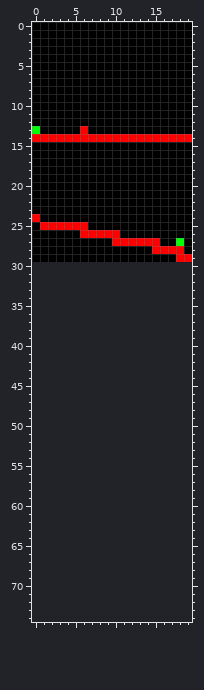
Sprite sheet: res/levels/abc.png. Above: the version before the commit.
The file is 20x30 pixels. The old version is drawn lined up with the new one, on the new canvas.
New version:
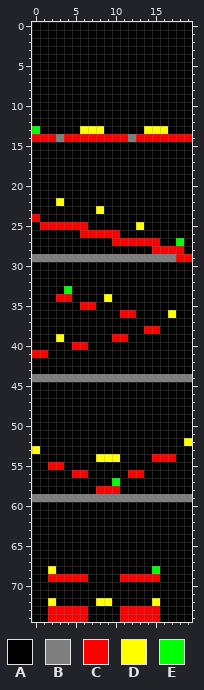
Palette (. is transparent): A #000000  B #7f7f7f  C #ff0000  D #ffff00  E #00ff00
The edit:
canvas 20x30 -> 20x75
Changed rows in their new state; - is an unchanged pixel.
first column x 3:
13 ---DDD-----DDD
14 B--------B----
first column x 3:
22 D----------
23 -----D-----
25 ----------D
first column x 0:
29 BBBBBBBBBBBBBBBBBB--
30 AAAAAAAAAAAAAAAAAAAA
31 AAAAAAAAAAAAAAAAAAAA
32 AAAAAAAAAAAAAAAAAAAA
33 AAAAEAAAAAAAAAAAAAAA
34 AAACCAAAADAAAAAAAAAA
35 AAAAAACCAAAAAAAAAAAA
36 AAAAAAAAAAACCAAAADAA
37 AAAAAAAAAAAAAAAAAAAA
38 AAAAAAAAAAAAAACCAAAA
39 AAADAAAAAACCAAAAAAAA
40 AAAAACCAAAAAAAAAAAAA
41 CCAAAAAAAAAAAAAAAAAA
42 AAAAAAAAAAAAAAAAAAAA
43 AAAAAAAAAAAAAAAAAAAA
44 BBBBBBBBBBBBBBBBBBBB
45 AAAAAAAAAAAAAAAAAAAA
46 AAAAAAAAAAAAAAAAAAAA
47 AAAAAAAAAAAAAAAAAAAA
48 AAAAAAAAAAAAAAAAAAAA
49 AAAAAAAAAAAAAAAAAAAA
50 AAAAAAAAAAAAAAAAAAAA
51 AAAAAAAAAAAAAAAAAAAA
52 AAAAAAAAAAAAAAAAAAAD
53 DAAAAAAAAAAAAAAAAAAA
54 AAAAAAAADDDAAAACCCAA
55 AACCAAAAAAAAAAAAAAAA
56 AAAAACCAAAAACCAAAAAA
57 AAAAAAAAAAEAAAAAAAAA
58 AAAAAAAACCCAAAAAAAAA
59 BBBBBBBBBBBBBBBBBBBB
60 AAAAAAAAAAAAAAAAAAAA
61 AAAAAAAAAAAAAAAAAAAA
62 AAAAAAAAAAAAAAAAAAAA
63 AAAAAAAAAAAAAAAAAAAA
64 AAAAAAAAAAAAAAAAAAAA
65 AAAAAAAAAAAAAAAAAAAA
66 AAAAAAAAAAAAAAAAAAAA
67 AAAAAAAAAAAAAAAAAAAA
68 AADAAAAAAAAAAAAEAAAA
69 AACCCCCAAAACCCCCAAAA
70 AAAAAAAAAAAAAAAAAAAA
71 AAAAAAAAAAAAAAAAAAAA
72 AADAAAAADDAAAAADAAAA
73 AACCCCCAAAACCCCCAAAA
74 AACCCCCAAAACCCCCAAAA
Where, in picture pixels (left, top, right, bottom), the same in both pictures:
changed: (56, 126, 104, 142)
changed: (128, 126, 168, 142)
changed: (56, 198, 104, 214)
changed: (32, 222, 192, 622)
